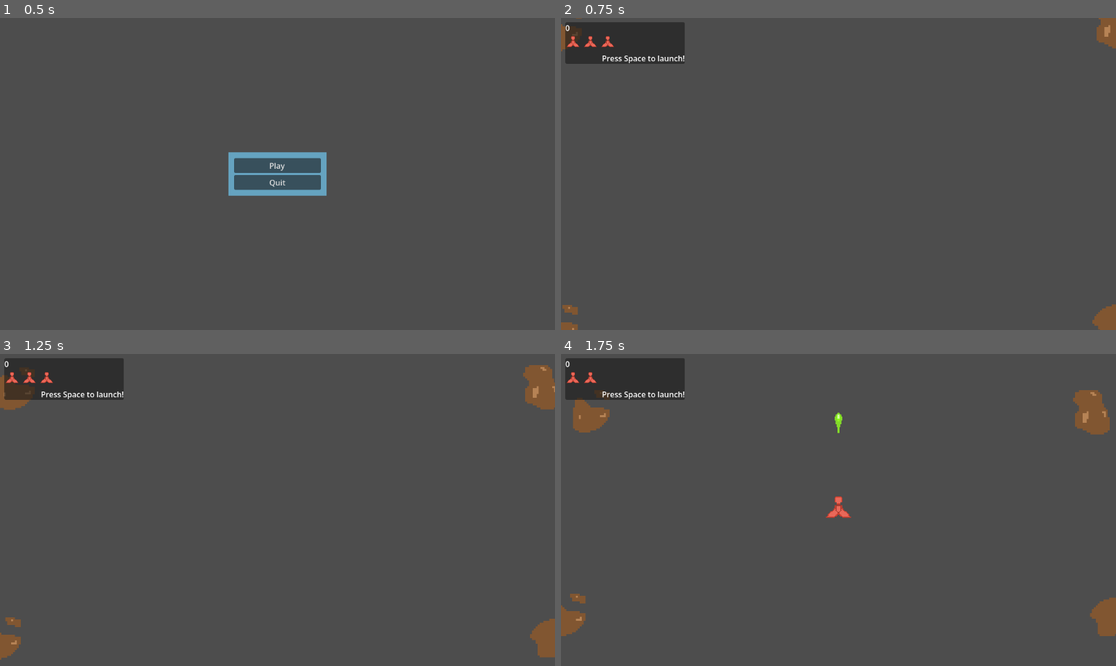
Above: before the commit, frames 1-4 (two rows, left to right).
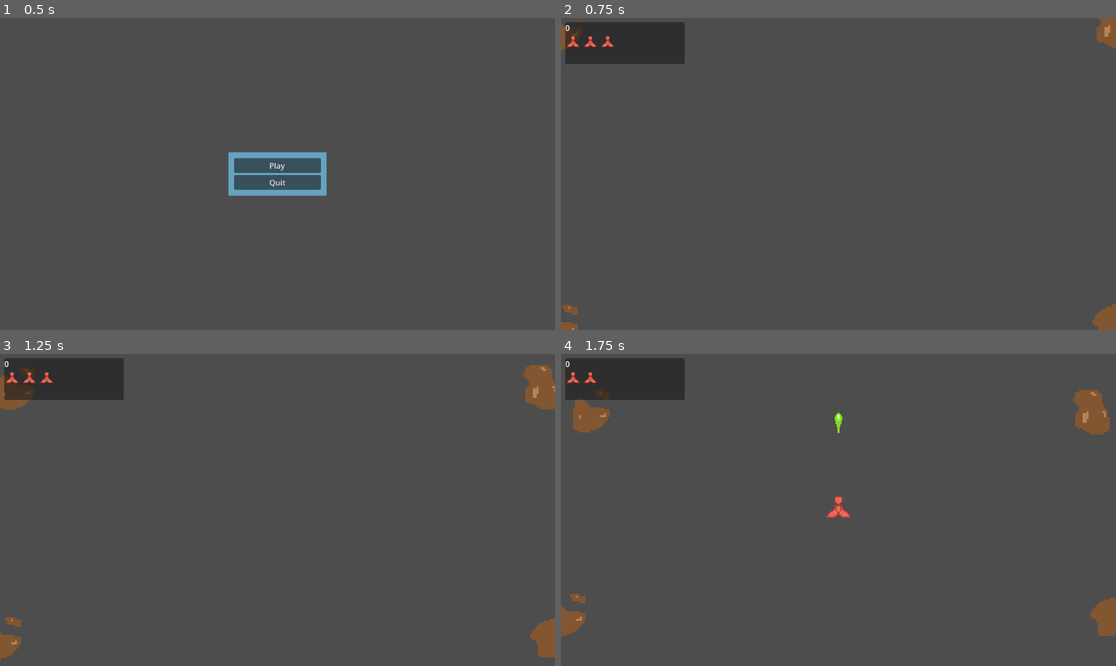
Above: after the commit, the same moments.

Repository: unblinky/space-rocks-plus
Game: Godot game, scene res://Main/Main.tscn
Two runs of this game, one before a commit and one after it. Both use one fixed random seed, a clock stepped at 60 frames per second and the inputs below.
Inputs (mouse positions are in pixels of both pictures, inside the frame that each line leads up to):
- Up to frame 1 (0.5 s): no input
- Up to frame 2 (0.75 s): click "Play" at 0.5 s
- Up to frame 3 (1.25 s): no input
- Up to frame 4 (1.75 s): tap Space (launch_ship) at 1.25 s; move the mouse to (960, 494) at 1.27 s; click (960, 494) at 1.35 s

Frame 1 is identical in both runs. In frame 2, 0.2% of the frame differs, in the area x 7-23%, y 12-15%; in frame 3, 0.2%; in frame 4, 0.2%.

Commit message:
More bits.

Diff:
--- a/Code/Main/Main.gd
+++ b/Code/Main/Main.gd
@@ -29,8 +29,6 @@
 		add_child(rock)
 		rocks.append(rock)
 
-	#print("Rocks: ", rocks)
-
 ## Called by the Play Button.
 func start_round():
 	spawn_rocks(rock_count)
--- a/Code/Player/Player.tscn
+++ b/Code/Player/Player.tscn
@@ -24,26 +24,3 @@
 
 [node name="Life" parent="VBox/LivesUI" unique_id=1842059185 instance=ExtResource("2_q3lat")]
 layout_mode = 2
-
-[node name="Life2" parent="VBox/LivesUI" unique_id=1575223880 instance=ExtResource("2_q3lat")]
-layout_mode = 2
-
-[node name="Life3" parent="VBox/LivesUI" unique_id=2071022385 instance=ExtResource("2_q3lat")]
-layout_mode = 2
-
-[node name="Life4" parent="VBox/LivesUI" unique_id=2022403655 instance=ExtResource("2_q3lat")]
-layout_mode = 2
-
-[node name="Life5" parent="VBox/LivesUI" unique_id=1651585260 instance=ExtResource("2_q3lat")]
-layout_mode = 2
-
-[node name="Life6" parent="VBox/LivesUI" unique_id=1026647070 instance=ExtResource("2_q3lat")]
-layout_mode = 2
-
-[node name="Life7" parent="VBox/LivesUI" unique_id=1955336839 instance=ExtResource("2_q3lat")]
-layout_mode = 2
-
-[node name="Label" type="Label" parent="VBox" unique_id=446835496]
-layout_mode = 2
-text = "Press Space to launch!"
-horizontal_alignment = 2
